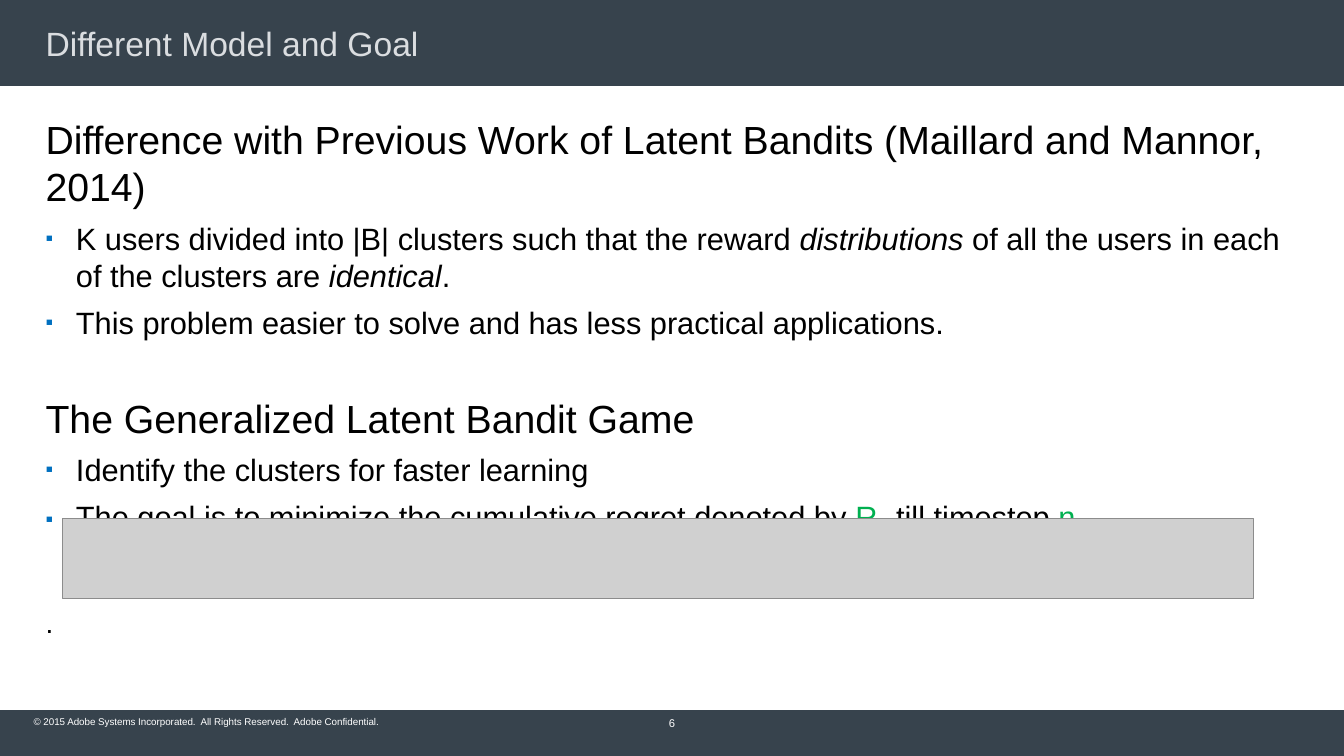
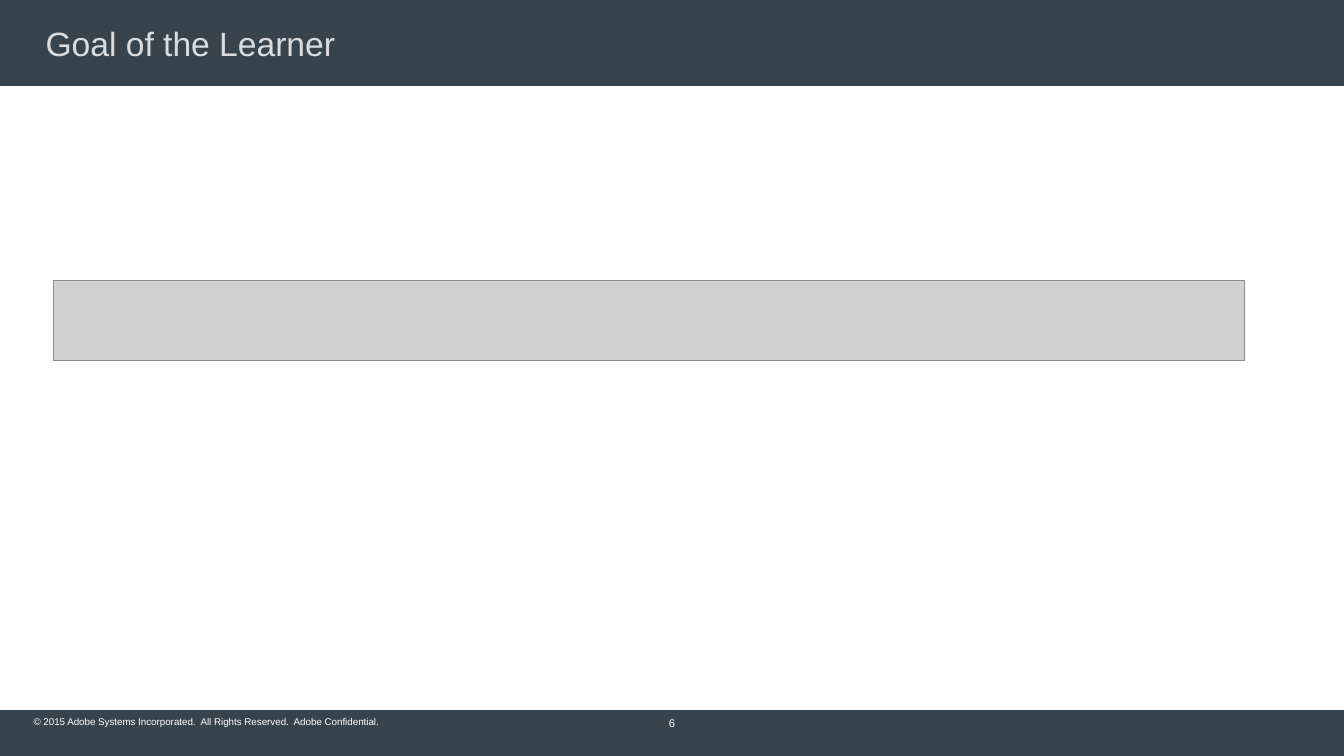
Before and after one commit to Subhojyoti/Adobe_Intern, a slide deck: slide 6 of Adobe PPT/Subho_Inception_talk.pptx. Drawn at 1344x756 pixels with LibreOffice and Linux fonts; fonts in the diff are those of the drawing; grey boxes stand for pictures; background and template pictures are left out. Boxes give left, top, right and bottom in pixels: in the first picture for what was removed or moved away, otherwise in the second. Text is boxed around its words. In the diff, an @@ line names an element or a change of style, - is before the commit and + after.

```diff
--- a/Adobe PPT/Subho_Inception_talk.pptx
+++ b/Adobe PPT/Subho_Inception_talk.pptx
@@ title at [46,31,335,57]: text changed @@
-Different Model and Goal
+Goal of the Learner
@@ text removed at [46,125,1280,519] @@
-Difference with Previous Work of Latent Bandits (Maillard and Mannor, 2014)
-▪ K users divided into |B| clusters such that the reward distributions of all the users in each of the clusters are identical.
-▪ This problem easier to solve and has less practical applications.
-The Generalized Latent Bandit Game
-▪ Identify the clusters for faster learning
-▪ The goal is to minimize the cumulative regret denoted by Rn till timestep n,
-.
@@ picture: place and size @@
-picture at [63,519,1253,599]
+picture at [53,280,1244,360]
```
Also in this commit, not shown: 5 other slides changed, 1 slide added, 4 other files.
